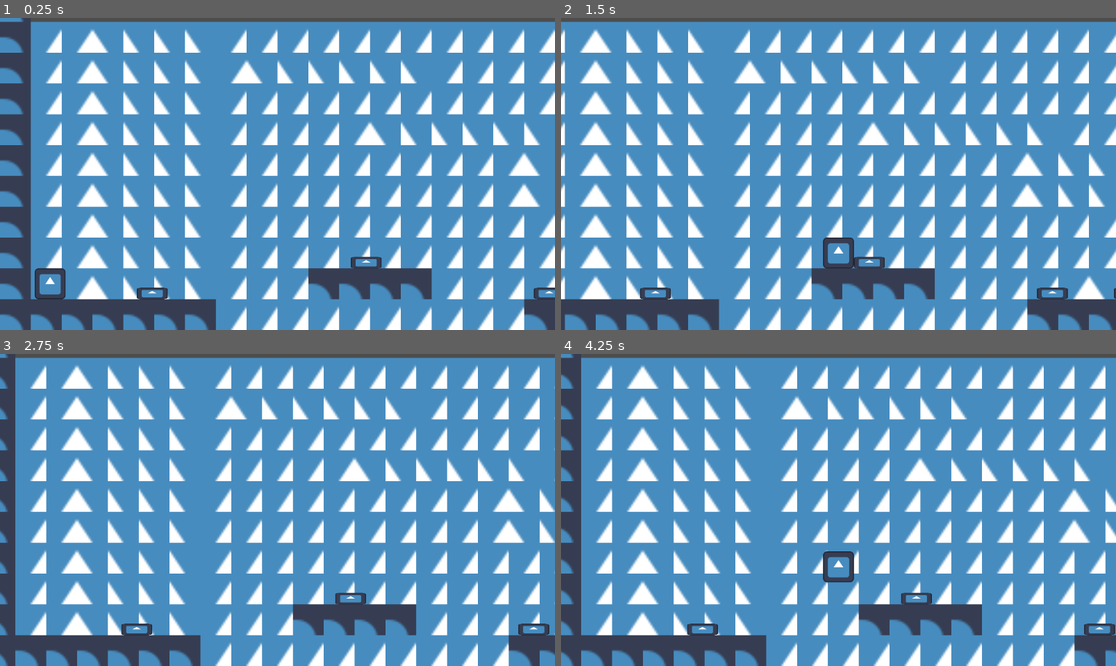
Above: before the commit, frames 1-4 (two rows, left to right).
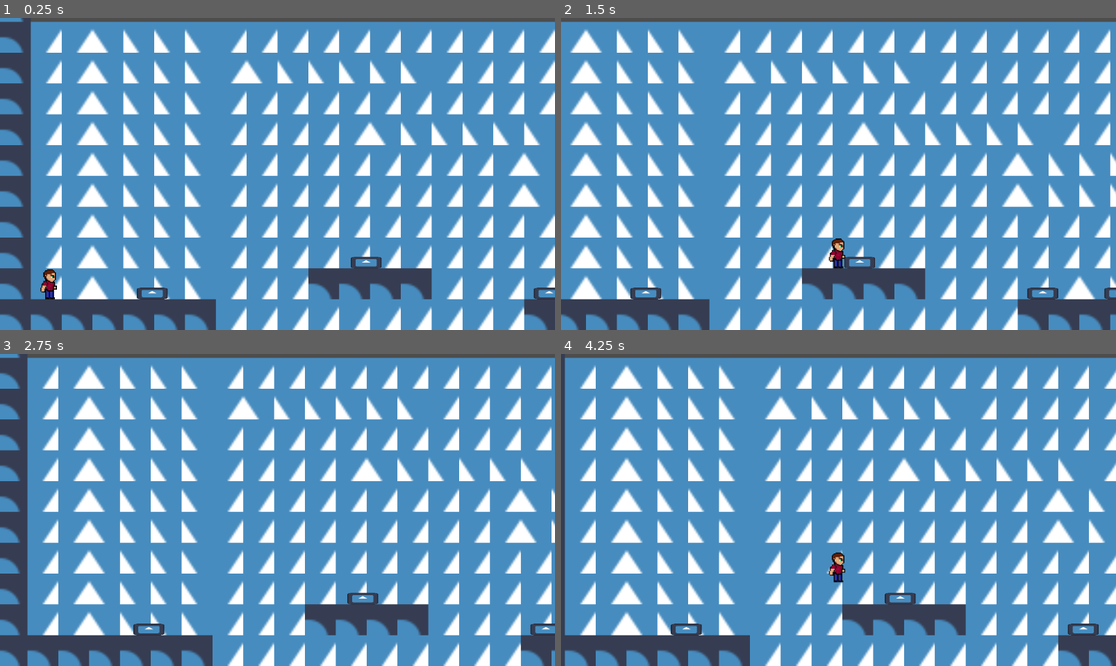
Above: after the commit, the same moments.

Repository: Vsp82/ocean-run
Game: Godot game, scene res://Scenes/Main.tscn
The game is run twice, just before and just after one commit, with the same random seed, the same clock (stepped at 60 frames per second) and the same inputs. The engine's default icon, where the game draws it, is replaced by a stand-in: a white triangle on a blue panel in a dark square.
Inputs:
- Up to frame 1 (0.25 s): no input
- Up to frame 2 (1.5 s): tap Enter at 0.5 s; hold D (Right) from 0.53 s (still down); tap Space (Jump) at 0.77 s
- Up to frame 3 (2.75 s): tap Space (Jump) at 1.52 s; release D (Right) at 2.03 s; hold A (Left) from 2.03 s (still down)
- Up to frame 4 (4.25 s): release A (Left) at 2.78 s; hold D (Right) from 2.78 s (still down); tap Space (Jump) at 3.02, 3.77 s

The runs differ from the first frame. In frame 1, 0.5% of the frame differs, in the area x 6-12%, y 80-91%; in frame 2, 38%; in frame 3, 42%; in frame 4, 45%, in the area x 0-100%, y 0-100%.

Commit message:
player turn

Diff:
--- a/Code/damage.gd
+++ b/Code/damage.gd
@@ -4,15 +4,14 @@
 var cbody
 
 
-func _process(delta: float) -> void:
+func _process(_delta: float) -> void:
 	if player_in_spike:
 		if cbody.is_in_group("Player"):
 			if $"../../../Player".No_damage_time_active == false:
-				print("damage")
+				$"../../../Player".No_damage_time_active = true
 				$"../../../Player".Health -=1
 				print($"../../../Player".Health)
 				$"../../../Player".No_damage_time.start()
-				$"../../../Player".No_damage_time_active = true
 				if $"../../../Player".Health == 0:
 					print("you died")
 					get_tree().reload_current_scene()
@@ -22,10 +21,6 @@
 	cbody = body
 
 
-func _on_no_damage_time_timeout() -> void:
-	$"../../../Player".No_damage_time_active = false
-
-
 func _on_body_exited(body: CharacterBody2D) -> void:
 	player_in_spike = false
 	cbody = body
--- a/Code/player.gd
+++ b/Code/player.gd
@@ -42,6 +42,12 @@
 	# Get the input direction and handle the movement/deceleration.
 	# As good practice, you should replace UI actions with custom gameplay actions.
 	var direction := Input.get_axis("Left", "Right")
+
+	if direction > 0:
+		$Sprite2D.flip_h = false
+	elif direction < 0:
+		$Sprite2D.flip_h = true
+
 	if direction:
 		velocity.x = direction * SPEED
 	else:
@@ -63,13 +69,6 @@
 		water = true
 
 
-func _on_damage_damage() -> void:
-	print("damage yes")
-	if No_damage_time_active == false:
-		Health -= 1
-		print(Health)
-		No_damage_time.start()
-
 
 func _on_no_damage_time_timeout() -> void:
 	No_damage_time_active = false
--- a/Scenes/Player.tscn
+++ b/Scenes/Player.tscn
@@ -1,26 +1,30 @@
-[gd_scene load_steps=4 format=3 uid="uid://b7nl15vlkvu0w"]
+[gd_scene format=3 uid="uid://b7nl15vlkvu0w"]
 
 [ext_resource type="Script" uid="uid://c3omqfnl4qasx" path="res://Code/player.gd" id="1_kyqiw"]
-[ext_resource type="Texture2D" uid="uid://sm6rd1faqkqa" path="res://Acets/icon.svg" id="1_rpqav"]
+[ext_resource type="Texture2D" uid="uid://b6aurvtq4jfvr" path="res://Acets/WhatsApp_Image_2026-02-28_at_16.21.14-removebg-preview (2).png" id="2_kyqiw"]
 
-[sub_resource type="RectangleShape2D" id="RectangleShape2D_kyqiw"]
-size = Vector2(16, 16)
+[sub_resource type="CapsuleShape2D" id="CapsuleShape2D_gntrk"]
+radius = 4.0
+height = 16.0
 
-[node name="Player" type="CharacterBody2D" groups=["Player"]]
+[node name="Player" type="CharacterBody2D" unique_id=1187681958 groups=["Player"]]
+collision_layer = 5
+collision_mask = 5
 script = ExtResource("1_kyqiw")
 
-[node name="Sprite2D" type="Sprite2D" parent="."]
-scale = Vector2(0.125, 0.125)
-texture = ExtResource("1_rpqav")
+[node name="Sprite2D" type="Sprite2D" parent="." unique_id=2101386723]
+scale = Vector2(0.031936128, 0.03212851)
+texture = ExtResource("2_kyqiw")
 
-[node name="CollisionShape2D" type="CollisionShape2D" parent="."]
-shape = SubResource("RectangleShape2D_kyqiw")
+[node name="CollisionShape2D" type="CollisionShape2D" parent="." unique_id=340954681]
+position = Vector2(-1, 0)
+shape = SubResource("CapsuleShape2D_gntrk")
 
-[node name="CoyoteTime" type="Timer" parent="." groups=["Player"]]
+[node name="CoyoteTime" type="Timer" parent="." unique_id=1853783207 groups=["Player"]]
 wait_time = 0.12
 one_shot = true
 
-[node name="No_damage_time" type="Timer" parent="."]
+[node name="No_damage_time" type="Timer" parent="." unique_id=345862471]
 one_shot = true
 
 [connection signal="timeout" from="No_damage_time" to="." method="_on_no_damage_time_timeout"]
--- a/Scenes/damage.tscn
+++ b/Scenes/damage.tscn
@@ -1,8 +1,10 @@
-[gd_scene load_steps=2 format=3 uid="uid://cknosgd186yyl"]
+[gd_scene format=3 uid="uid://cknosgd186yyl"]
 
 [ext_resource type="Script" uid="uid://cqgj16e74rn6f" path="res://Code/damage.gd" id="1_2odoc"]
 
-[node name="Damage" type="Area2D"]
+[node name="Damage" type="Area2D" unique_id=2068605325]
+collision_layer = 4
+collision_mask = 4
 script = ExtResource("1_2odoc")
 
 [connection signal="body_entered" from="." to="." method="_on_body_entered"]
--- a/Scenes/spike.tscn
+++ b/Scenes/spike.tscn
@@ -1,17 +1,17 @@
-[gd_scene load_steps=3 format=3 uid="uid://dpq1d12mj6kr"]
+[gd_scene format=3 uid="uid://dpq1d12mj6kr"]
 
 [ext_resource type="Texture2D" uid="uid://sm6rd1faqkqa" path="res://Acets/icon.svg" id="1_cdj5a"]
 
 [sub_resource type="RectangleShape2D" id="RectangleShape2D_1hotg"]
 size = Vector2(16, 6)
 
-[node name="Spike" type="StaticBody2D"]
+[node name="Spike" type="StaticBody2D" unique_id=213096467]
 
-[node name="Sprite2D" type="Sprite2D" parent="."]
+[node name="Sprite2D" type="Sprite2D" parent="." unique_id=2052671811]
 position = Vector2(0, -3)
 scale = Vector2(0.125, 0.045)
 texture = ExtResource("1_cdj5a")
 
-[node name="CollisionShape2D" type="CollisionShape2D" parent="."]
+[node name="CollisionShape2D" type="CollisionShape2D" parent="." unique_id=22015251]
 position = Vector2(0, -3)
 shape = SubResource("RectangleShape2D_1hotg")
Binary file added: Acets/WhatsApp_Image_2026-02-28_at_16.21.14-removebg-preview (2).png
Not shown, added: Acets/WhatsApp_Image_2026-02-28_at_16.21.14-removebg-preview (2).png.import
